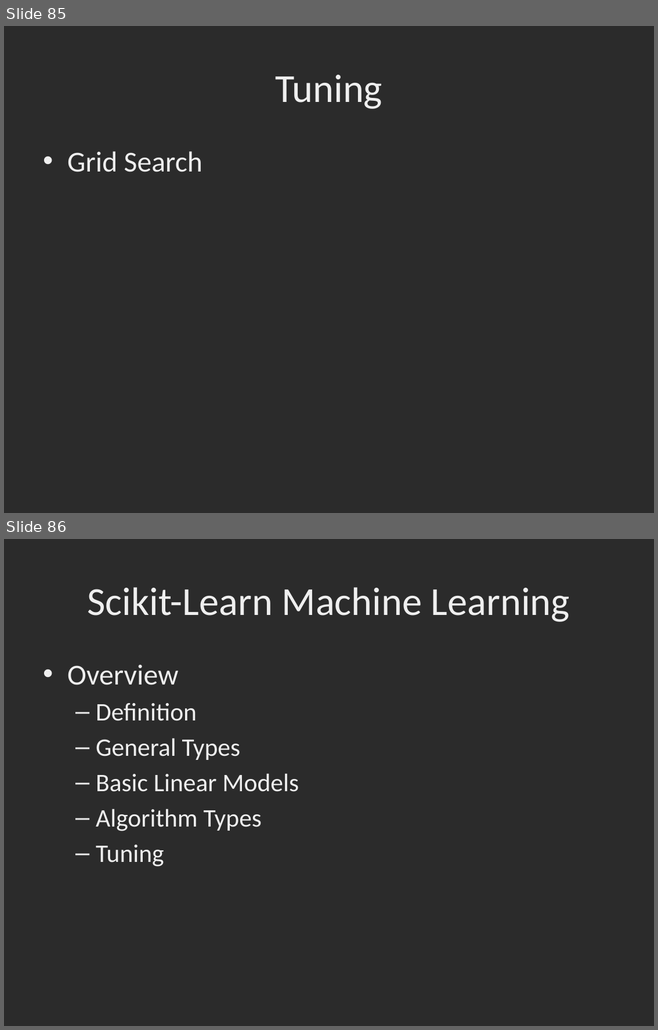
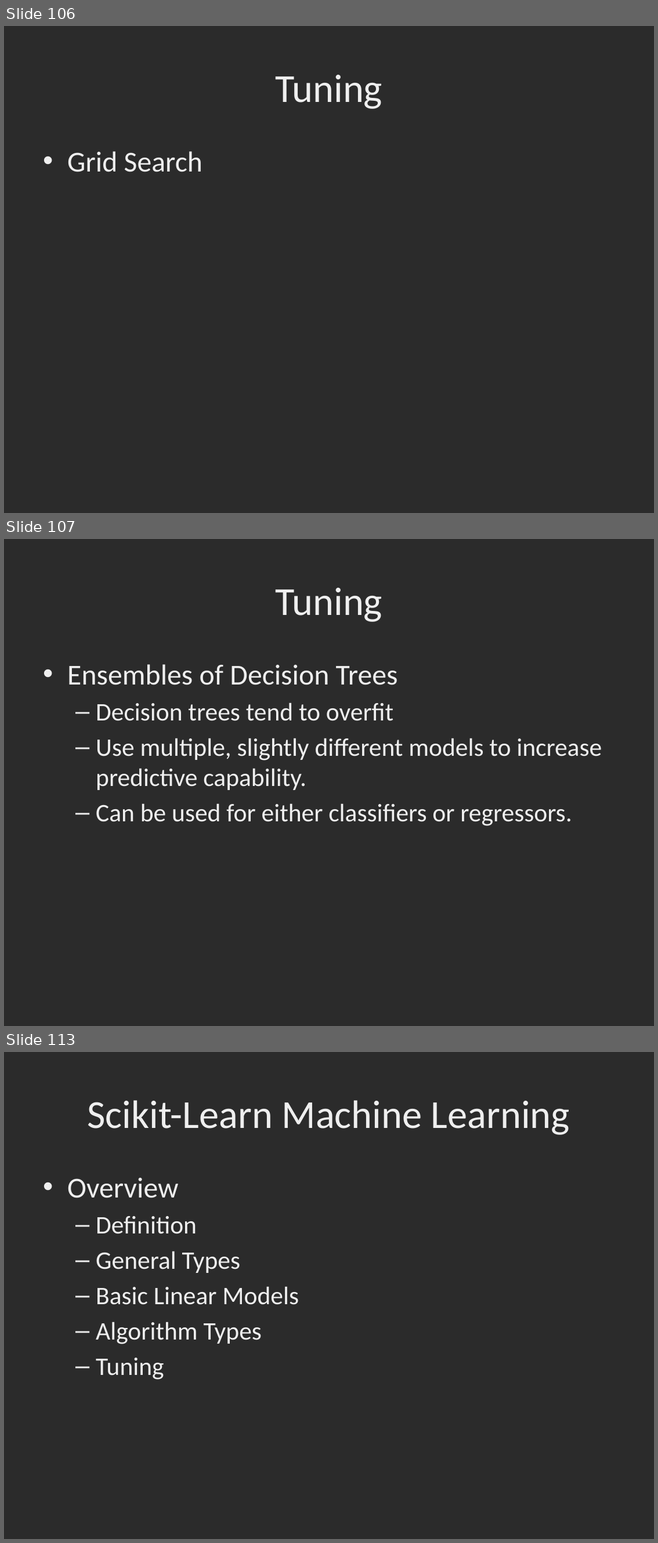
Before and after one commit to dbowmans46/PracticalProgramming, a slide deck: Session 7 - Python/Instructional Material/Session 7 - Python Brief Intro to Machine Learning with Scikit Learn.pptx. Shown one above the other, each under a label of ours: slides 85 and 86 before the commit, slides 106, 107 and 113 after it; the slides between them are not shown. The pictures are 658x1030 and 658x1543 pixels, drawn with LibreOffice and Linux fonts; fonts in the diff are those of the drawing; background and template pictures are left out; a plain dark background stands for a picture behind light text. Boxes give left, top, right and bottom in pixels: in the first picture for what was removed or moved away, otherwise in the second. Text is boxed around its words. In the diff, an @@ line names an element or a change of style, - is before the commit and + after.

Commit message:
Model evaluation slides added, added additional decision tree slides.

```diff
--- a/Session 7 - Python/Instructional Material/Session 7 - Python Brief Intro to Machine Learning with Scikit Learn.pptx
+++ b/Session 7 - Python/Instructional Material/Session 7 - Python Brief Intro to Machine Learning with Scikit Learn.pptx
@@ slide 107 added at bbox=[4, 539, 654, 1026], background picture (left out) @@
@@ title added at bbox=[275, 588, 382, 622], 44 pt, text #EFEFEF @@
+Tuning
@@ text added at bbox=[67, 664, 601, 826], 28 pt, text #EFEFEF @@
+• Ensembles of Decision Trees
+  – Decision trees tend to overfit
+  – Use multiple, slightly different models to increase predictive capability.
+  – Can be used for either classifiers or regressors.
@@ what was slide 85 is now slide 106 @@
@@ what was slide 86 is now slide 113 @@
```
Also in this commit, not shown: 3 slides changed, 26 other slides added.
